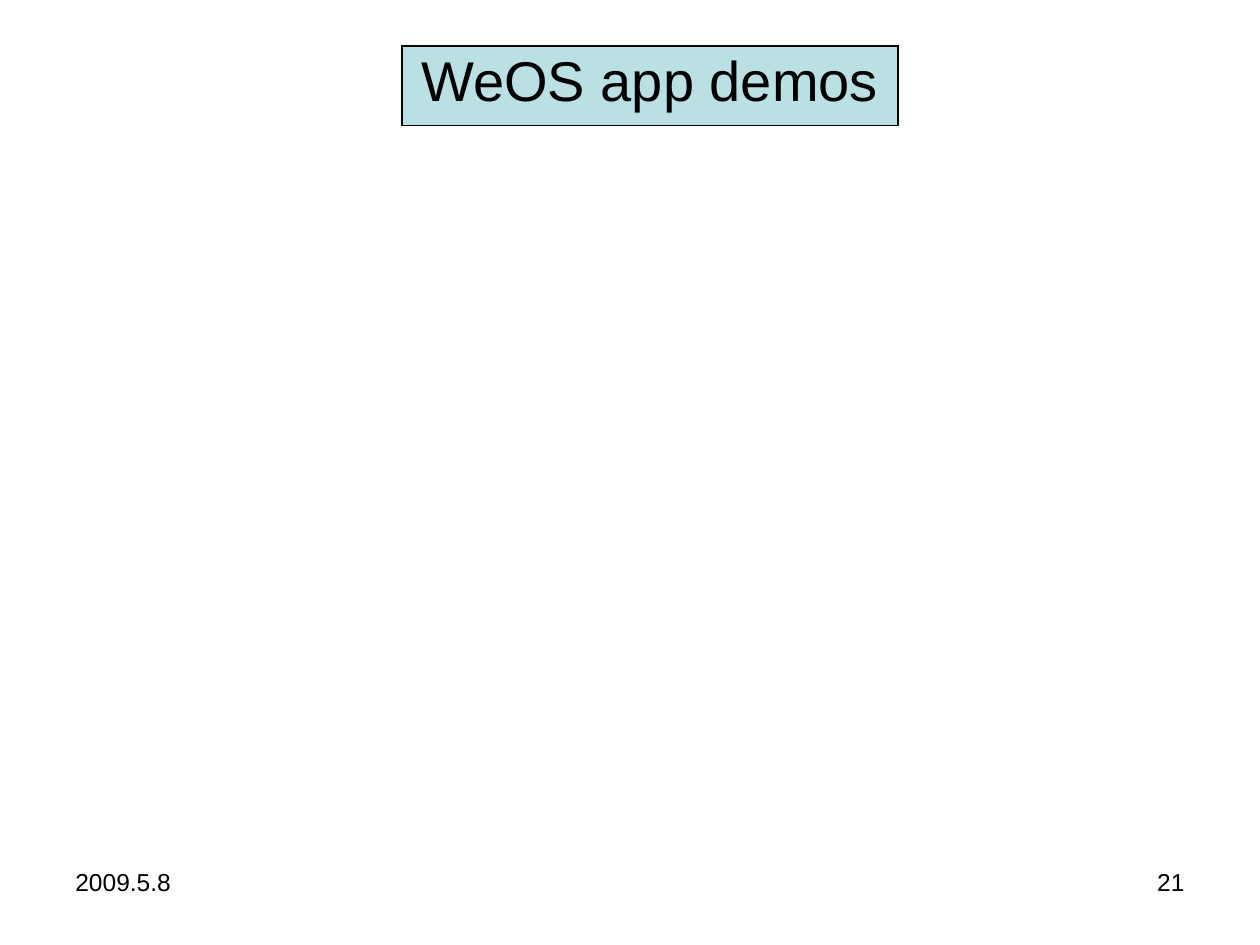
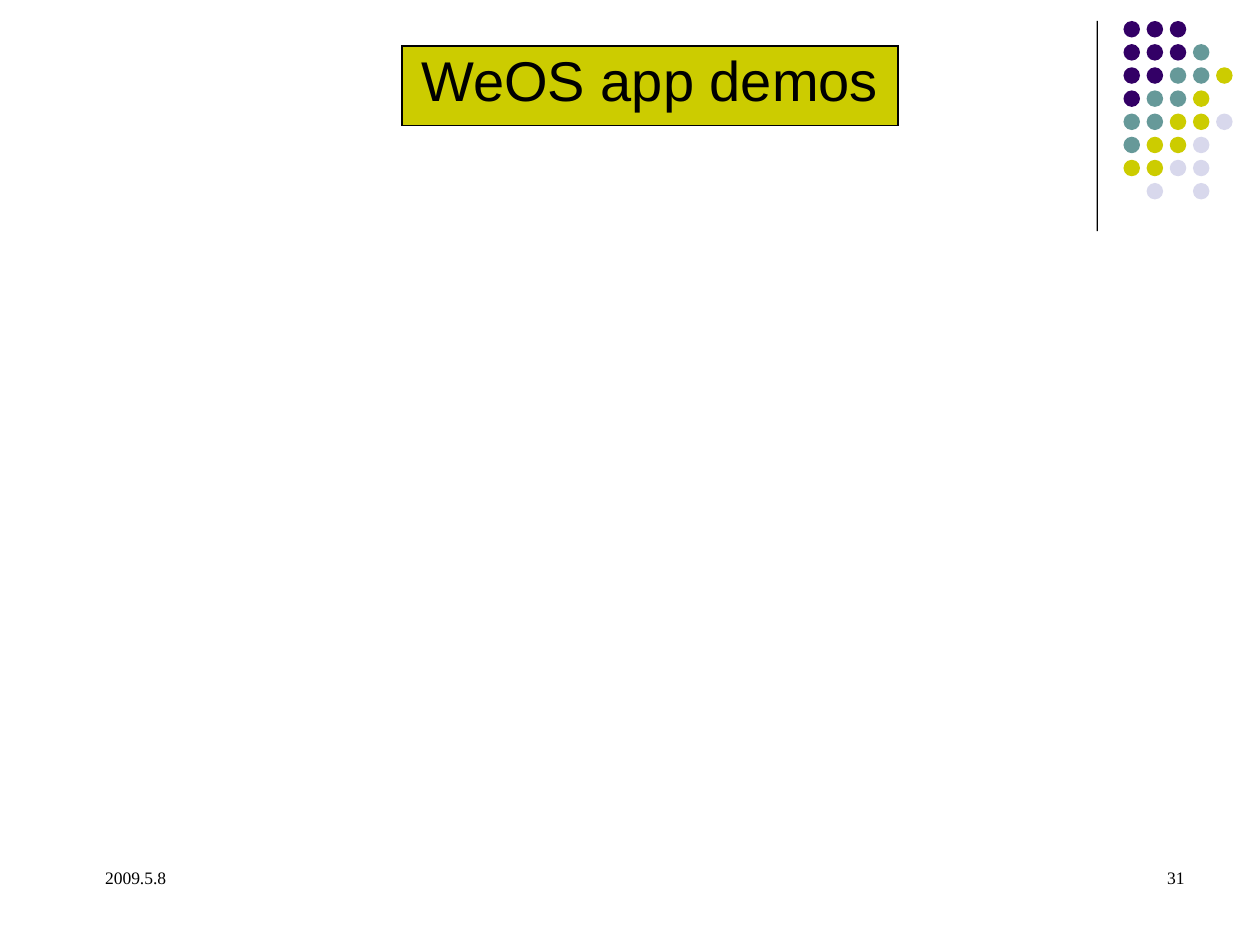
Before and after one commit to qinzb/WeOS, a slide deck: slide 31 of doc/weos_V0.1.ppt (slide 21 before the commit). Drawn at 1260x945 pixels with LibreOffice and Linux fonts; fonts in the diff are those of the drawing. Boxes give left, top, right and bottom in pixels: in the first picture for what was removed or moved away, otherwise in the second. Text is boxed around its words. In the diff, an @@ line names an element or a change of style, - is before the commit and + after.

```diff
--- a/doc/weos_V0.1.ppt
+++ b/doc/weos_V0.1.ppt
@@ line added from (1097, 21) to (1097, 231), #000000 0.74 pt @@
@@ rectangle "WeOS app demos" at [402,45,898,125]: fill #BBE0E3 to #CCCC00 @@
@@ group added at [1124,21,1232,199]: 31 ellipses @@
@@ text "2009.5.8" at [105,872,166,884]: size 14 to 10 pt, font Arial to Times New Roman; indent changed @@
@@ page number at [1167,872,1184,884]: text changed; size 14 to 10 pt; font Arial to Times New Roman @@
-21
+31
```
Also in this commit, not shown: 20 other slides changed, 10 slides added.
